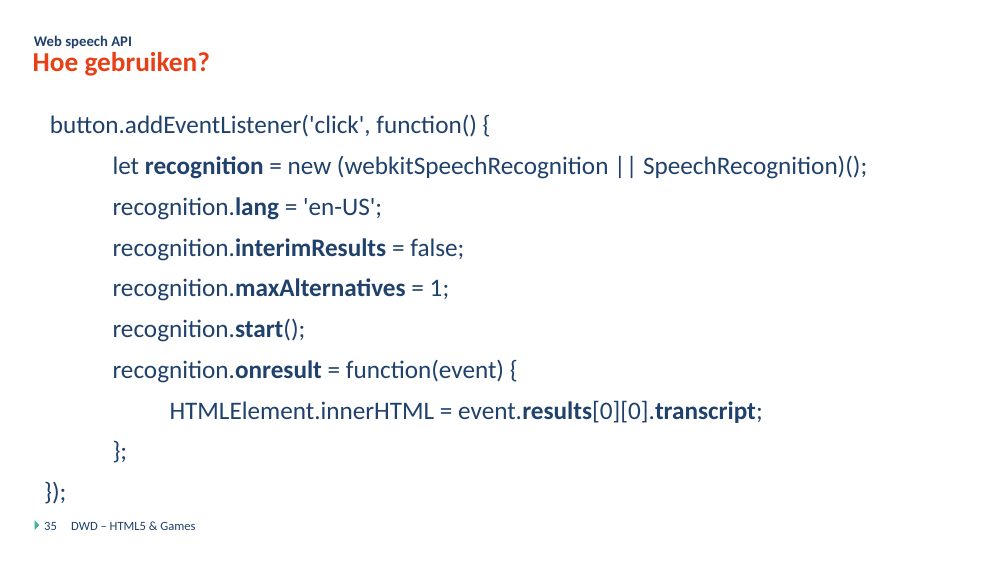
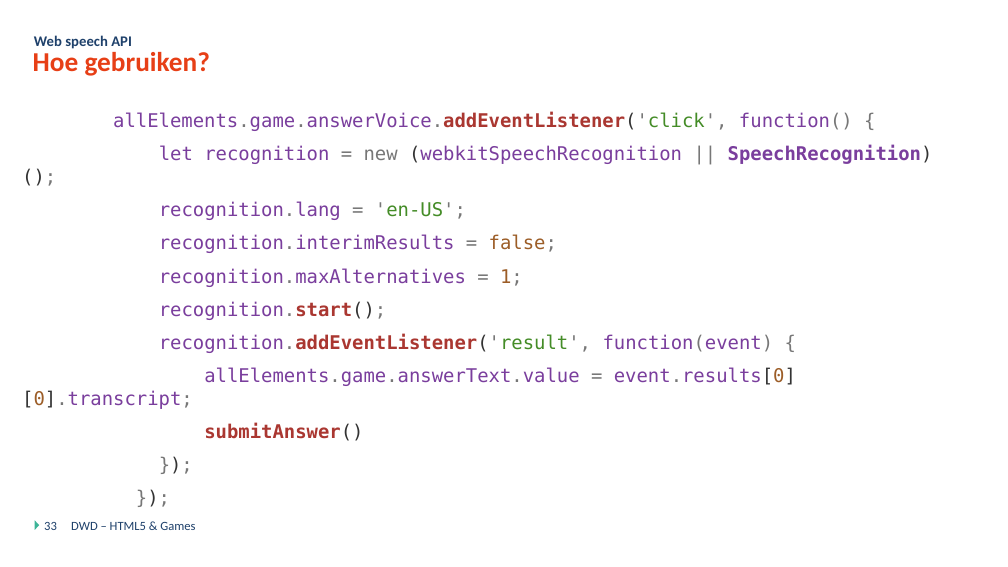
Before and after one commit to DmitriyVdE/Odisee_Bru_Dyn_Web_Dev_Opdracht, a slide deck: slide 33 of DWD - Javascript Games - Theorie.pptx (slide 35 before the commit). Drawn at 1008x567 pixels with LibreOffice and Linux fonts; fonts in the diff are those of the drawing; background and template pictures are left out. Boxes give left, top, right and bottom in pixels: in the first picture for what was removed or moved away, otherwise in the second. Text is boxed around its words. In the diff, an @@ line names an element or a change of style, - is before the commit and + after.

```diff
--- a/DWD - Javascript Games - Theorie.pptx
+++ b/DWD - Javascript Games - Theorie.pptx
@@ text at (x1=22, y1=112, x2=933, y2=441): paragraph added @@
+});
@@ text "allElements.game.answerVoice.addEventListener('click', funct ..." moved from (x1=50, y1=114, x2=867, y2=423) to (x1=22, y1=112, x2=933, y2=441) @@
@@ text at (x1=113, y1=112, x2=853, y2=131): text changed; size 24 to 18 pt; font Calibri to DejaVu Sans Mono; text colour #1F416B to #7A3E9D @@
-button.addEventListener('click', function() {
+allElements.game.answerVoice.addEventListener('click', function() {
@@ text at (x1=159, y1=145, x2=933, y2=320): size 24 to 18 pt, font Calibri to DejaVu Sans Mono in "let recognition = new (webkitSpeechRecognition || SpeechReco ...", "recognition.lang = 'en-US';", "recognition.interimResults = false;", "recognition.maxAlternatives = 1;" and 2 more places; text colour #1F416B to #7A3E9D in "let recognition (webkitSpeechRecognition SpeechRecognition)( ...", "recognition.lang", "recognition.interimResults", "recognition.maxAlternatives" and 1 more places; text colour #1F416B to #777777 in "= new || SpeechRecognition)();", "recognition.lang = 'en-US';", "recognition.interimResults = false;", "recognition.maxAlternatives = 1;" and 2 more places; text colour #1F416B to #333333 in "(webkitSpeechRecognition SpeechRecognition)();", "recognition.start();", "});"; bold off in "recognition", "recognition.lang", "recognition.interimResults", "recognition.maxAlternatives"; bold on in "SpeechRecognition)();"; text colour #1F416B to #448C27 in "'en-US';"; text colour #1F416B to #9C5D27 in "false;", "1;"; text colour #1F416B to #AA3731 in "recognition.start();" @@
@@ text at (x1=22, y1=334, x2=796, y2=441): text changed; size 24 to 18 pt; font Calibri to DejaVu Sans Mono; text colour #1F416B to #7A3E9D @@
-recognition.onresult = function(event) {
-HTMLElement.innerHTML = event.results[0][0].transcript;
-};
+recognition.addEventListener('result', function(event) {
+allElements.game.answerText.value = event.results[0][0].transcript;
+submitAnswer()
@@ page number at (x1=44, y1=522, x2=57, y2=530): text changed @@
-35
+33
```
Also in this commit, not shown: 2 other slides changed, 1 slide added, 3 slides removed, 11 other files.
